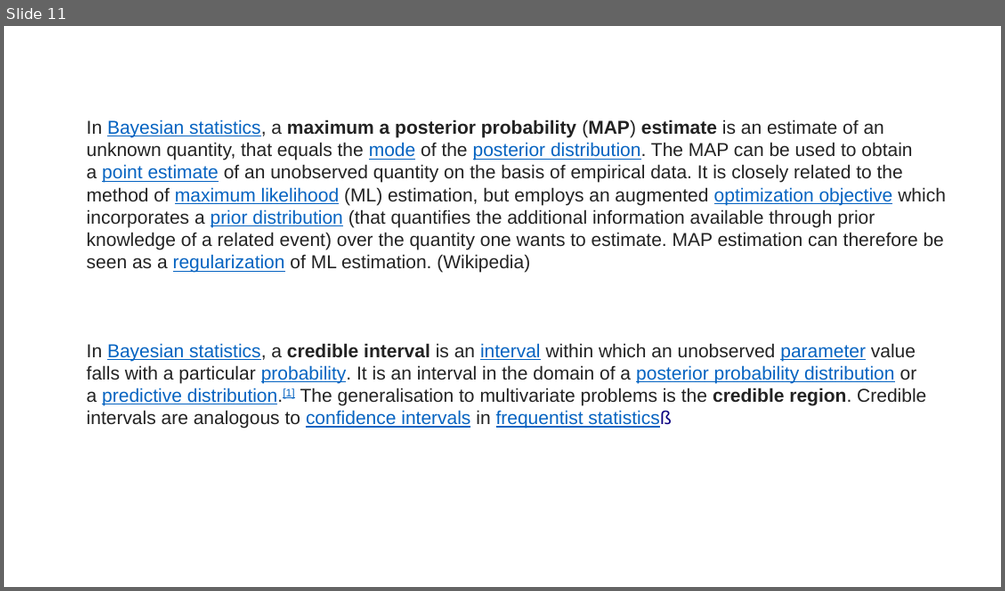
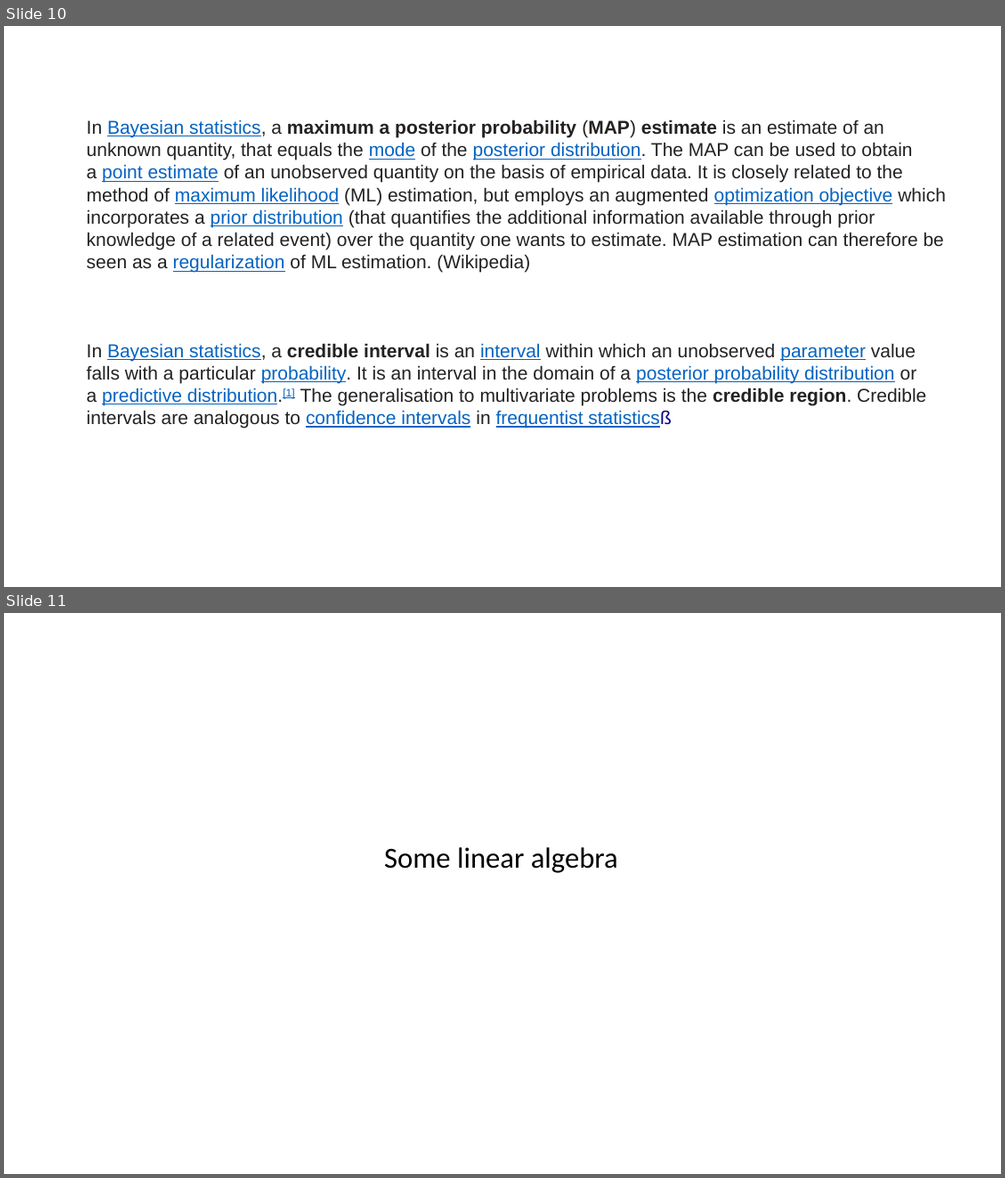
Before and after one commit to jsemple19/modernStats4biol_Holmes, a slide deck: chapter02/Chapter02.pptx. Shown one above the other, each under a label of ours: slide 11 before the commit, slides 10 and 11 after it. The pictures are 1005x591 and 1005x1178 pixels, drawn with LibreOffice and Linux fonts; fonts in the diff are those of the drawing. Boxes give left, top, right and bottom in pixels: in the first picture for what was removed or moved away, otherwise in the second. Text is boxed around its words. In the diff, an @@ line names an element or a change of style, - is before the commit and + after.

```diff
--- a/chapter02/Chapter02.pptx
+++ b/chapter02/Chapter02.pptx
@@ slide 11 added at bbox=[4, 613, 1001, 1174], background #FFFFFF @@
@@ text added at bbox=[384, 847, 618, 873], 28 pt, text #000000 @@
+Some linear algebra
@@ what was slide 11 is now slide 10 @@
```
Also in this commit, not shown: 2 slides changed, 9 other slides added.
